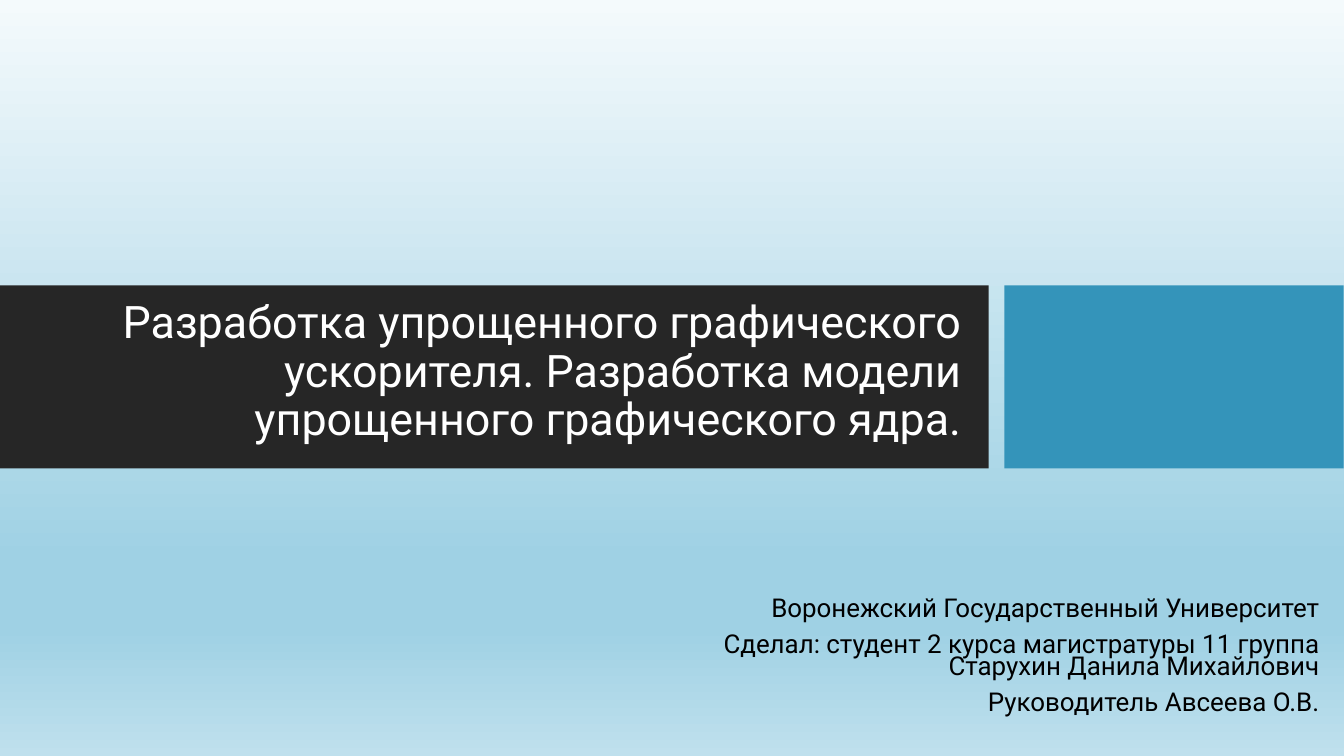
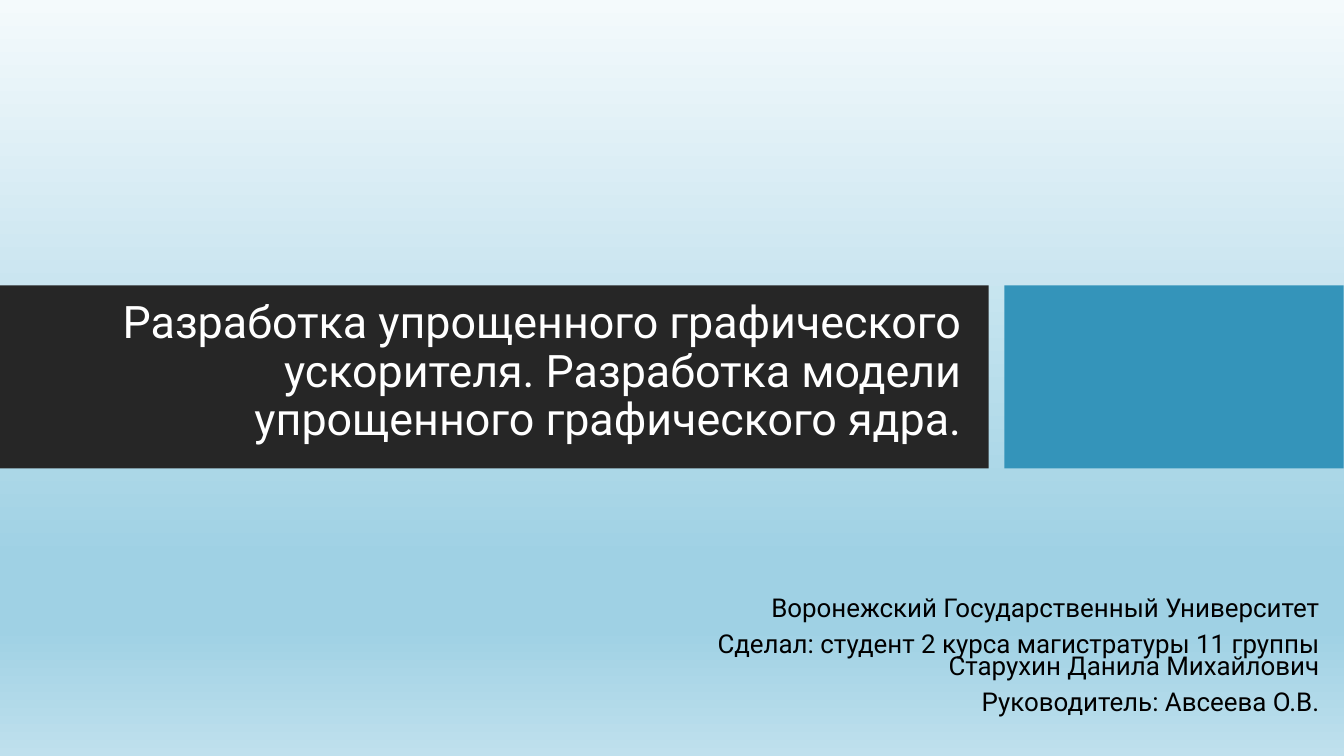
Before and after one commit to HaMeNopeDiot/hardware_gpu, a slide deck: slide 1 of docs/starukhin_dissertation/magister_pres.pptx. Drawn at 1344x756 pixels with LibreOffice and Linux fonts; fonts in the diff are those of the drawing; background and template pictures are left out. Boxes give left, top, right and bottom in pixels: in the first picture for what was removed or moved away, otherwise in the second. Text is boxed around its words. In the diff, an @@ line names an element or a change of style, - is before the commit and + after.

```diff
--- a/docs/starukhin_dissertation/magister_pres.pptx
+++ b/docs/starukhin_dissertation/magister_pres.pptx
@@ subtitle at box(718, 634, 1319, 717): text changed @@
-Сделал: студент 2 курса магистратуры 11 группа Старухин Данила Михайлович
-Руководитель Авсеева О.В.
+Сделал: студент 2 курса магистратуры 11 группы Старухин Данила Михайлович
+Руководитель: Авсеева О.В.
```
Also in this commit, not shown: 6 other slides changed, 14 other files.
